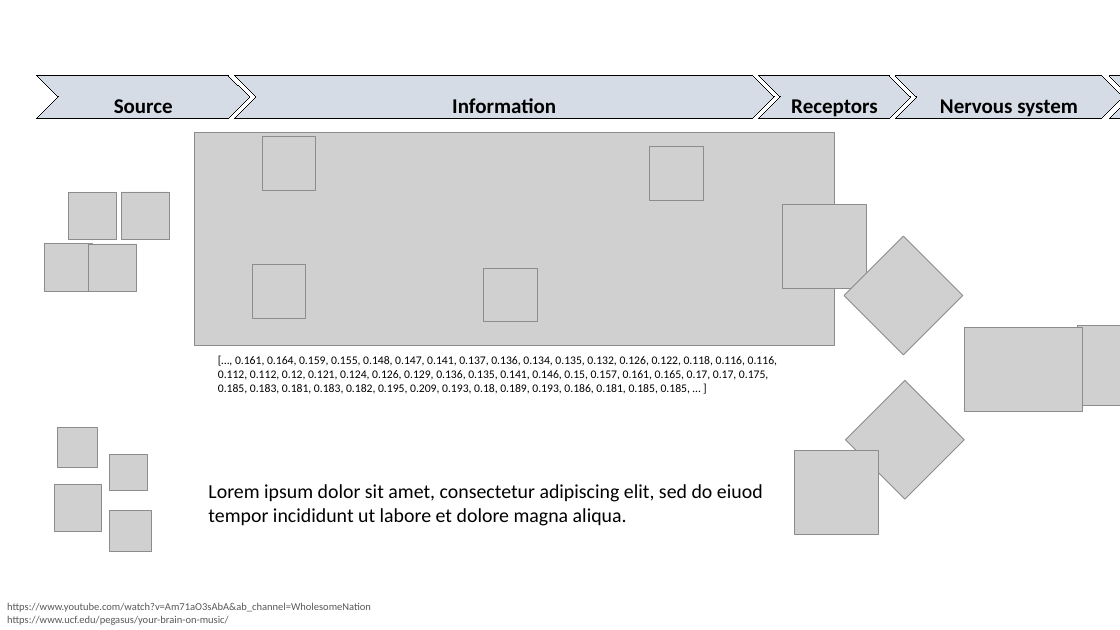
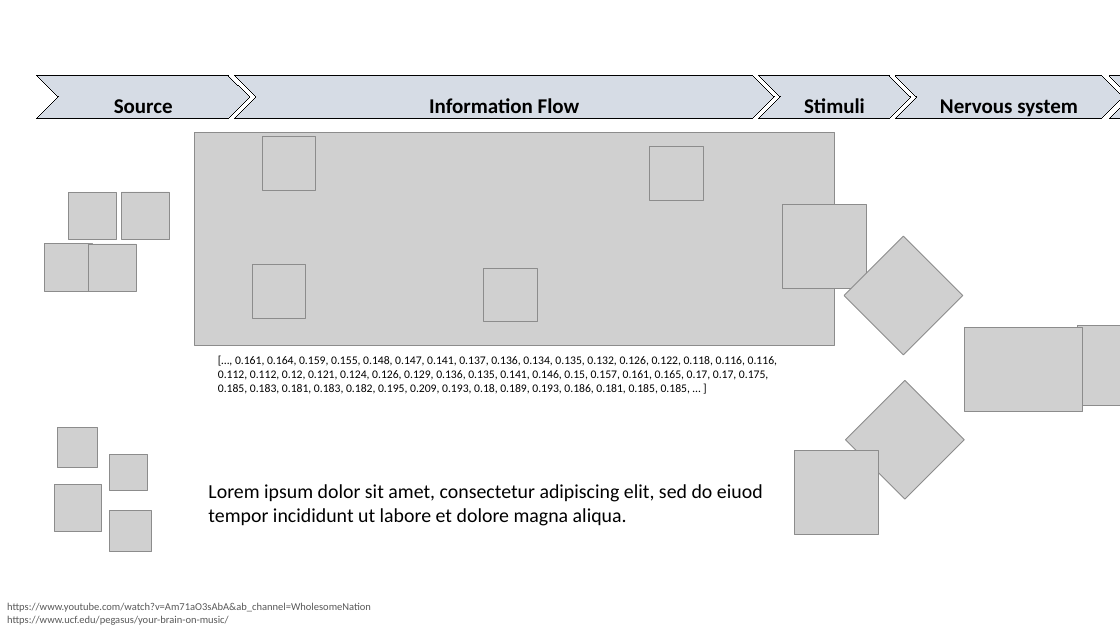
Before and after one commit to widmerc/GEO871, a slide deck: slide 4 of Präsentation_Origin_Music.pptx. Drawn at 1120x630 pixels with LibreOffice and Linux fonts; fonts in the diff are those of the drawing; grey boxes stand for pictures; background and template pictures are left out. Boxes give left, top, right and bottom in pixels: in the first picture for what was removed or moved away, otherwise in the second. Text is boxed around its words. In the diff, an @@ line names an element or a change of style, - is before the commit and + after.

```diff
--- a/Präsentation_Origin_Music.pptx
+++ b/Präsentation_Origin_Music.pptx
@@ text in chevron at [429, 98, 580, 119]: text changed @@
-Information
+Information Flow
@@ text in chevron at [804, 98, 865, 119]: text changed @@
-Receptors
+Stimuli
```
Also in this commit, not shown: 2 other slides changed, 1 other file.
